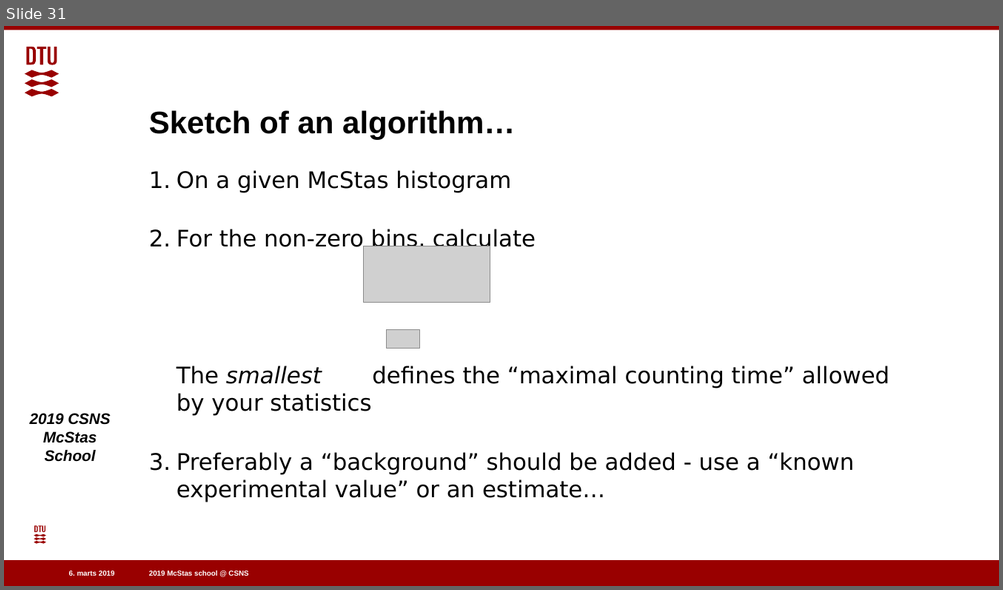
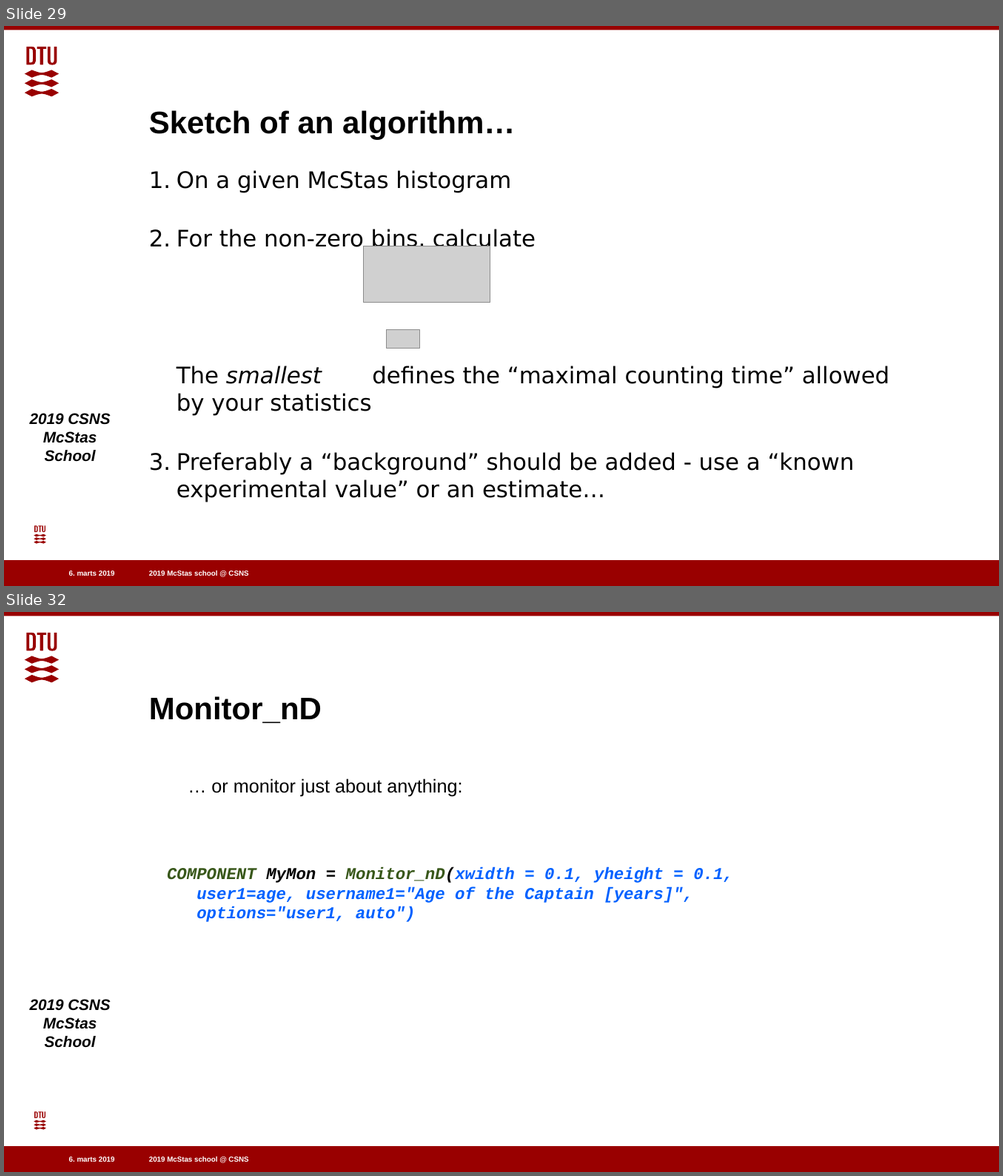
Before and after one commit to eddymaoui/Schools, a slide deck: CSNS_March_2019/1_Monday_March_25th/2_Sources_and_Monitors_2.odp. Shown one above the other, each under a label of ours: slide 31 before the commit, slides 29 and 32 after it; the slides between them are not shown. The pictures are 1003x590 and 1003x1176 pixels, drawn with LibreOffice and Linux fonts; fonts in the diff are those of the drawing; grey boxes stand for pictures; background and template pictures are left out. Boxes give left, top, right and bottom in pixels: in the first picture for what was removed or moved away, otherwise in the second. Text is boxed around its words. In the diff, an @@ line names an element or a change of style, - is before the commit and + after.

```diff
--- a/CSNS_March_2019/1_Monday_March_25th/2_Sources_and_Monitors_2.odp
+++ b/CSNS_March_2019/1_Monday_March_25th/2_Sources_and_Monitors_2.odp
@@ slide 32 added at (x1=4, y1=612, x2=999, y2=1172), background #FFFFFF; not listed: 7 template elements that a slide beside it also shows @@
@@ title added at (x1=149, y1=696, x2=321, y2=723), 30 pt, text #000000, bold @@
+Monitor_nD
@@ text added at (x1=211, y1=778, x2=462, y2=797), 18 pt, text #000000 @@
+… or monitor just about anything:
@@ text added at (x1=167, y1=867, x2=733, y2=922), 16 pt, text #0061FF, bold, italic @@
+COMPONENT MyMon = Monitor_nD(xwidth = 0.1, yheight = 0.1,
+user1=age, username1="Age of the Captain [years]",
+options="user1, auto")
@@ what was slide 31 is now slide 29 @@
```
Also in this commit, not shown: 2 other slides added, 2 slides removed, 1 other file.
